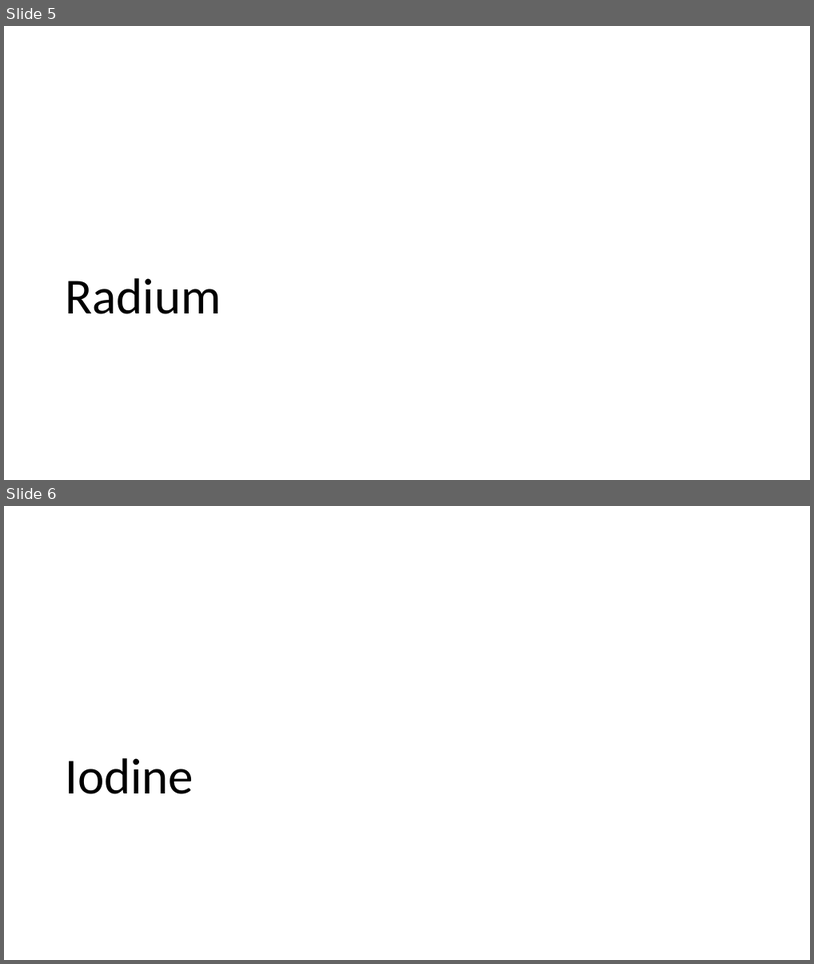
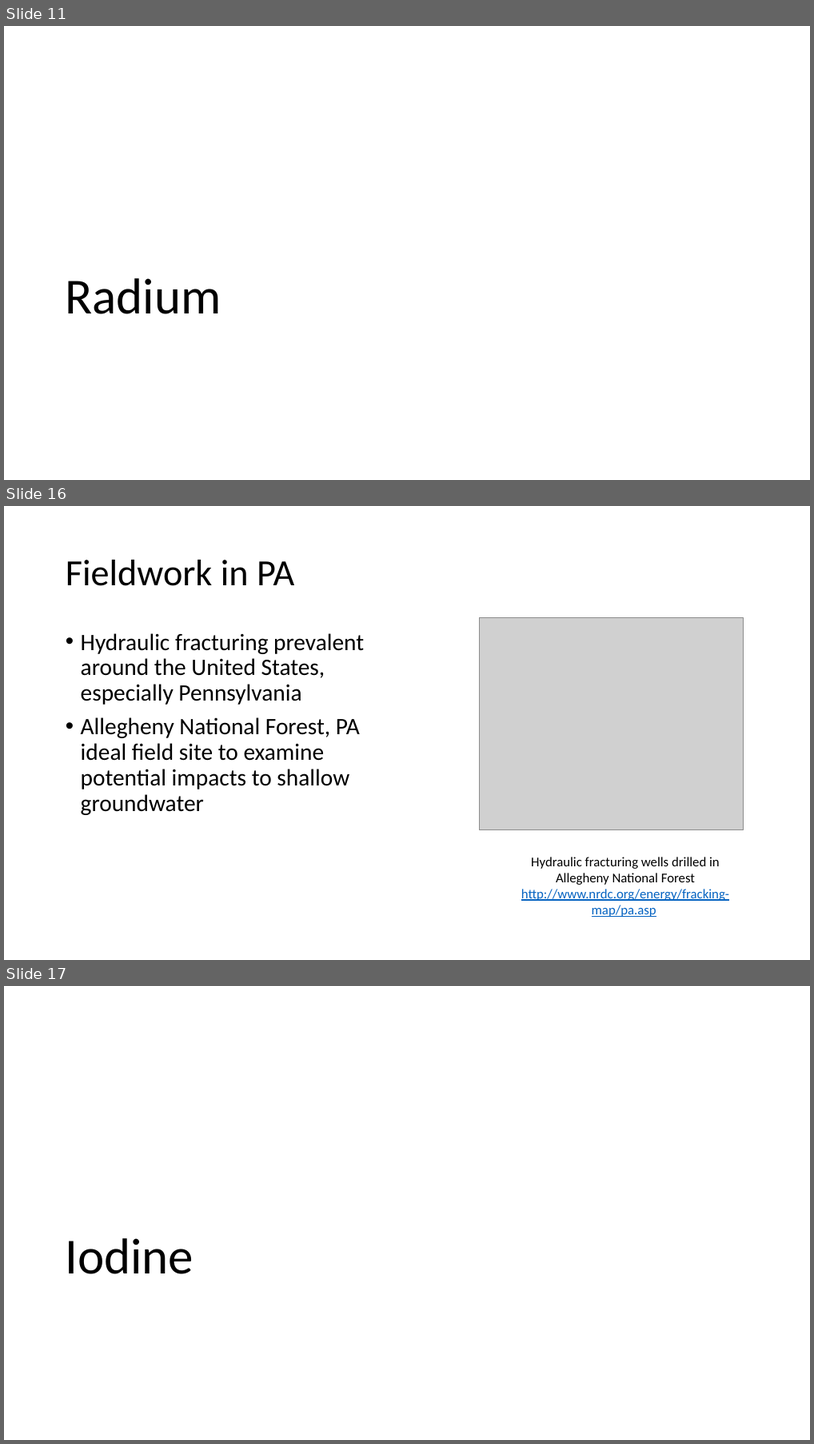
Before and after one commit to machen/Thesis-Proposal, a slide deck: Presentation.pptx. Shown one above the other, each under a label of ours: slides 5 and 6 before the commit, slides 11, 16 and 17 after it; the slides between them are not shown. The pictures are 814x964 and 814x1444 pixels, drawn with LibreOffice and Linux fonts; fonts in the diff are those of the drawing; grey boxes stand for pictures. Boxes give left, top, right and bottom in pixels: in the first picture for what was removed or moved away, otherwise in the second. Text is boxed around its words. In the diff, an @@ line names an element or a change of style, - is before the commit and + after.

Commit message:
Outline slides
Outlined the slides for the presentation, need to make a ton of figures

```diff
--- a/Presentation.pptx
+++ b/Presentation.pptx
@@ slide 16 added at box(4, 506, 810, 960), background #FFFFFF @@
@@ title added at box(66, 560, 294, 586), 44 pt, text #000000 @@
+Fieldwork in PA
@@ picture added at box(479, 618, 743, 830) @@
@@ text added at box(81, 633, 364, 815), 28 pt, text #000000 @@
+• Hydraulic fracturing prevalent around the United States, especially Pennsylvania
+• Allegheny National Forest, PA ideal field site to examine potential impacts to shallow groundwater
@@ text added at box(522, 856, 730, 916), 16 pt, text #000000 @@
+Hydraulic fracturing wells drilled in Allegheny National Forest http://www.nrdc.org/energy/fracking-map/pa.asp
@@ what was slide 5 is now slide 11 @@
@@ what was slide 6 is now slide 17 @@
```
Also in this commit, not shown: 1 slide changed, 16 other slides added, 1 slide removed.
